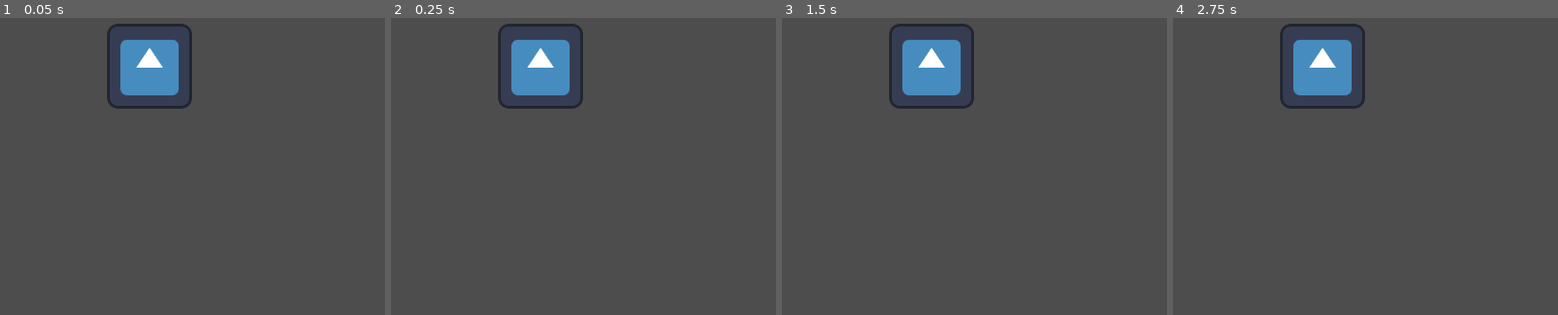
Above: before the commit, frames 1-4 (left to right).
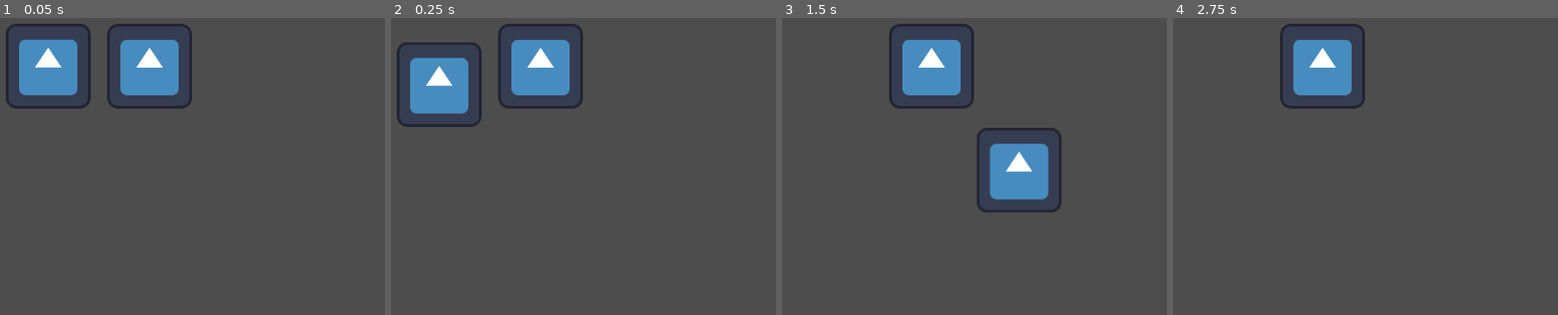
Above: after the commit, the same moments.

Repository: BrianBHuynh/GameDev-lesson-team-project
Game: Godot game, scene res://node_2d.tscn
Same seed, same stepped clock (60 frames per second), same inputs: the game is played once before the commit and once after it. The engine's default icon, where the game draws it, is replaced by a stand-in: a white triangle on a blue panel in a dark square.
Inputs:
- Up to frame 1 (0.05 s): no input
- Up to frame 2 (0.25 s): no input
- Up to frame 3 (1.5 s): tap Enter (ui_accept) at 0.5, 0.6, 0.77, 1.07, 1.35 s; hold Right (ui_right) from 0.53 s (still down)
- Up to frame 4 (2.75 s): tap Enter (ui_accept) at 1.52, 1.82, 2.1 s; release Right (ui_right) at 2.03 s; hold Left (ui_left) from 2.03 s (still down)

The runs differ from the first frame. In frame 1, 3.7% of the frame differs, in the area x 1-24%, y 1-31%; in frame 2, 3.7%; in frame 3, 3.7%, in the area x 50-73%, y 36-66%; in frame 4, nothing differs.

Commit message:
Created a Character Body and Platform

Diff:
--- /dev/null
+++ b/beau.gd
@@ -0,0 +1,25 @@
+extends CharacterBody2D
+
+
+const SPEED = 300.0
+const JUMP_VELOCITY = -400.0
+
+
+func _physics_process(delta: float) -> void:
+	# Add the gravity.
+	if not is_on_floor():
+		velocity += get_gravity() * delta
+
+	# Handle jump.
+	if Input.is_action_just_pressed("ui_accept") and is_on_floor():
+		velocity.y = JUMP_VELOCITY
+
+	# Get the input direction and handle the movement/deceleration.
+	# As good practice, you should replace UI actions with custom gameplay actions.
+	var direction := Input.get_axis("ui_left", "ui_right")
+	if direction:
+		velocity.x = direction * SPEED
+	else:
+		velocity.x = move_toward(velocity.x, 0, SPEED)
+
+	move_and_slide()
--- /dev/null
+++ b/beau.tscn
@@ -0,0 +1,15 @@
+[gd_scene load_steps=4 format=3 uid="uid://kfq37pv6eqi2"]
+
+[ext_resource type="Script" path="res://beau.gd" id="1_7wr0n"]
+[ext_resource type="Texture2D" uid="uid://8mn44mrwwa2m" path="res://icon.svg" id="2_2ig6d"]
+
+[sub_resource type="CircleShape2D" id="CircleShape2D_4lth3"]
+
+[node name="CharacterBody2D" type="CharacterBody2D"]
+script = ExtResource("1_7wr0n")
+
+[node name="CollisionShape2D" type="CollisionShape2D" parent="."]
+shape = SubResource("CircleShape2D_4lth3")
+
+[node name="Icon" type="Sprite2D" parent="."]
+texture = ExtResource("2_2ig6d")
--- a/node_2d.tscn
+++ b/node_2d.tscn
@@ -1,9 +1,23 @@
-[gd_scene load_steps=2 format=3 uid="uid://dgwjjxme12c1q"]
+[gd_scene load_steps=4 format=3 uid="uid://g74pvmu2ku6n"]
 
 [ext_resource type="Texture2D" uid="uid://8mn44mrwwa2m" path="res://icon.svg" id="1_nxxq2"]
+[ext_resource type="PackedScene" uid="uid://kfq37pv6eqi2" path="res://beau.tscn" id="2_c3bo3"]
+
+[sub_resource type="RectangleShape2D" id="RectangleShape2D_syu0r"]
+size = Vector2(232, 20)
 
 [node name="Node2D" type="Node2D"]
 
 [node name="Icon" type="Sprite2D" parent="."]
 position = Vector2(406, 272)
 texture = ExtResource("1_nxxq2")
+
+[node name="CharacterBody2D" parent="." instance=ExtResource("2_c3bo3")]
+position = Vector2(253, 271)
+
+[node name="StaticBody2D" type="StaticBody2D" parent="."]
+position = Vector2(67, 318)
+
+[node name="CollisionShape2D" type="CollisionShape2D" parent="StaticBody2D"]
+position = Vector2(139, 172)
+shape = SubResource("RectangleShape2D_syu0r")
